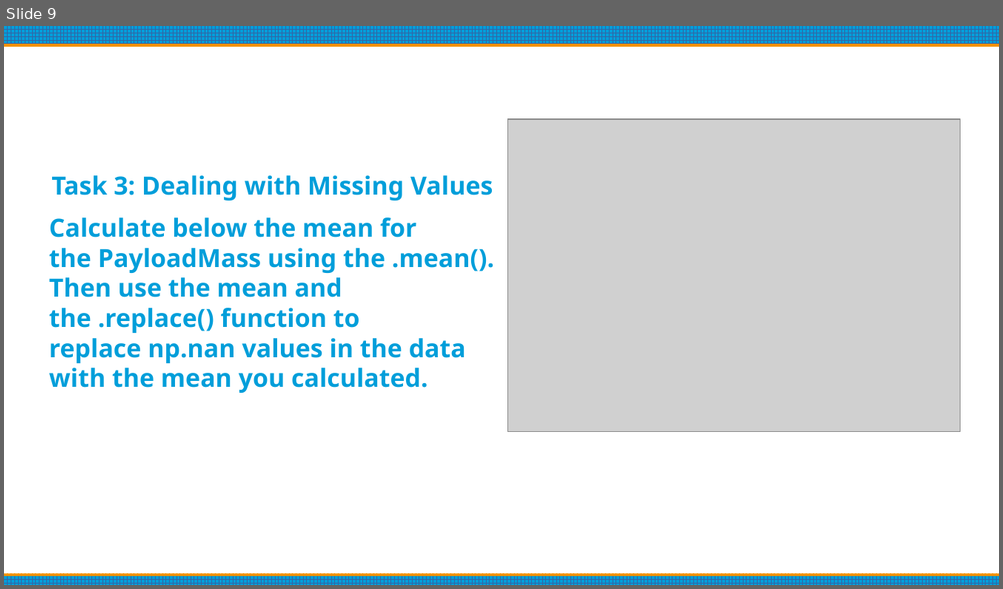
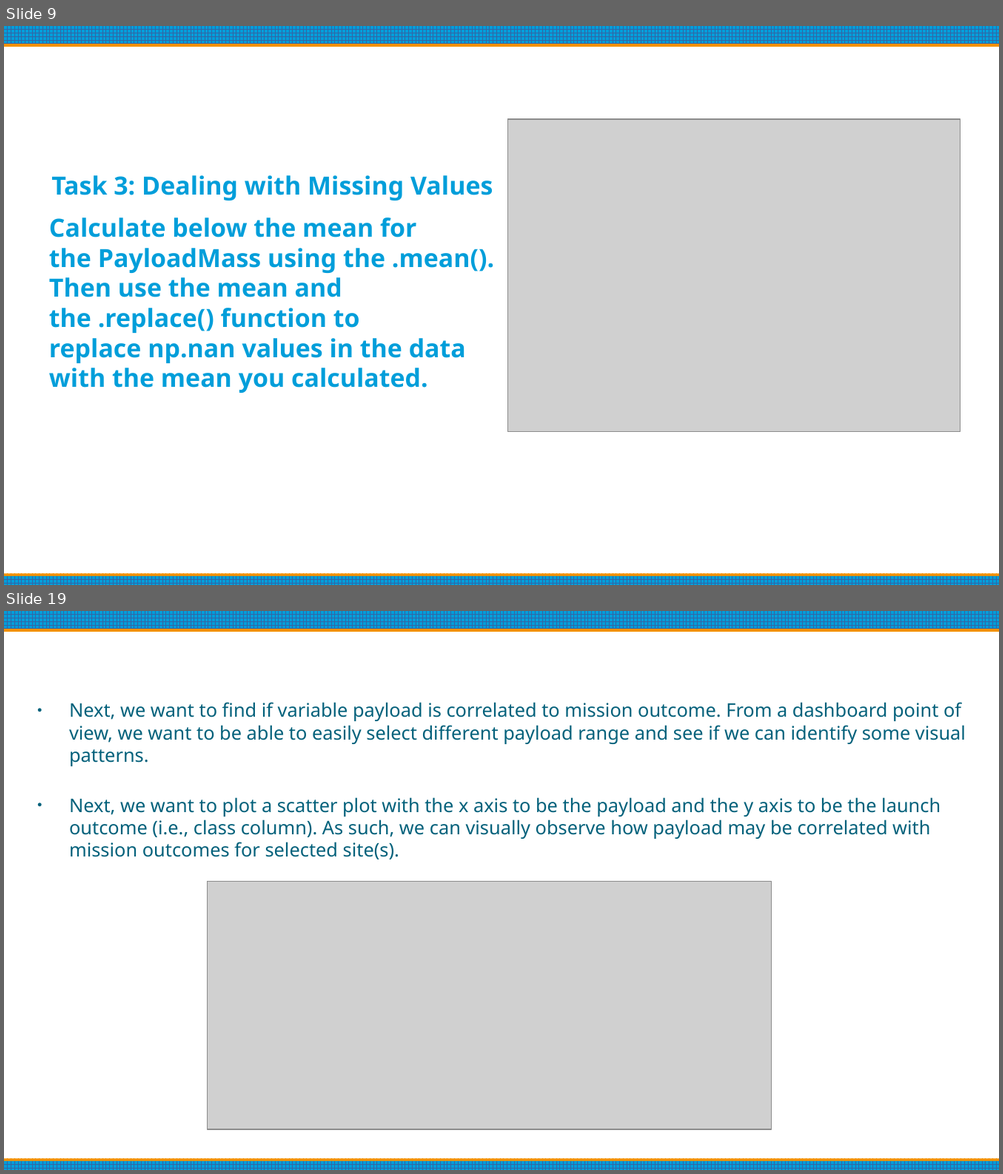
Before and after one commit to MannyDevv/SN-Labs, a slide deck: Final Project IBM.odp. Shown one above the other, each under a label of ours: slide 9 before the commit, slides 9 and 19 after it; the slides between them are not shown. The pictures are 1003x589 and 1003x1174 pixels, drawn with LibreOffice and Linux fonts; fonts in the diff are those of the drawing; grey boxes stand for pictures. Boxes give left, top, right and bottom in pixels: in the first picture for what was removed or moved away, otherwise in the second. Text is boxed around its words. In the diff, an @@ line names an element or a change of style, - is before the commit and + after.

```diff
--- a/Final Project IBM.odp
+++ b/Final Project IBM.odp
@@ slide 19 added at (4,611,999,1170), background #FFFFFF; not listed: 2 template elements that a slide beside it also shows @@
@@ text added at (69,702,965,860), 15 pt, text #04617B @@
+● Next, we want to find if variable payload is correlated to mission outcome. From a dashboard point of view, we want to be able to easily select different payload range and see if we can identify some visual patterns.
+● Next, we want to plot a scatter plot with the x axis to be the payload and the y axis to be the launch outcome (i.e., class column). As such, we can visually observe how payload may be correlated with mission outcomes for selected site(s).
@@ picture added at (207,882,771,1130) @@
```
Also in this commit, not shown: 5 slides changed, 6 other slides added, 11 slides removed.
